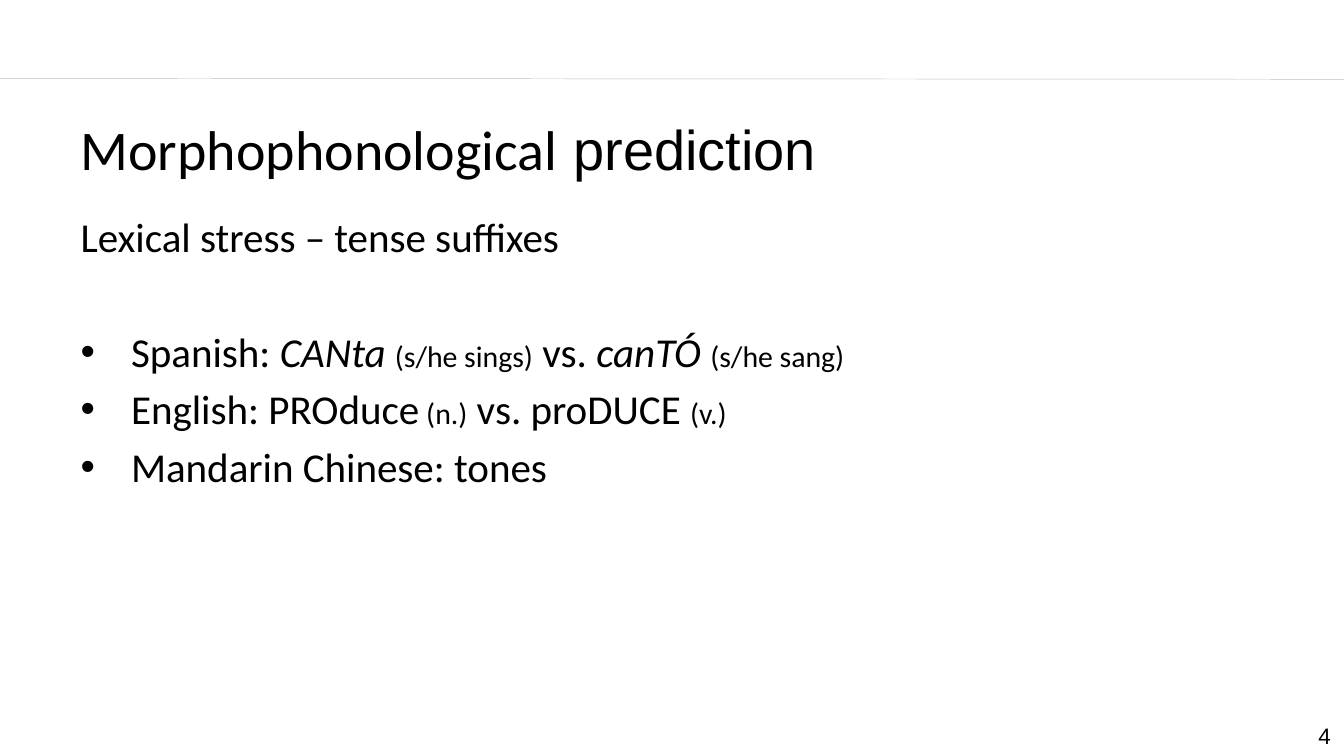
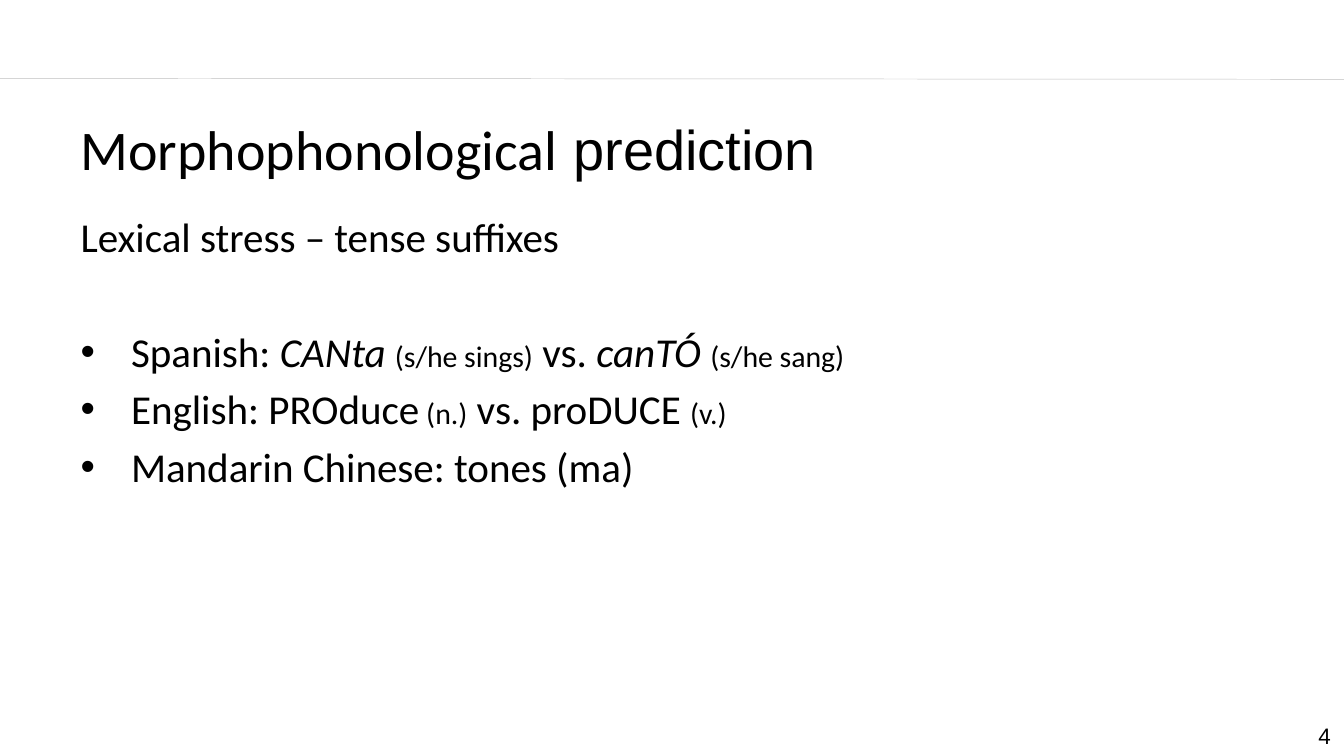
Before and after one commit to laurafdeza/Dissertation, a slide deck: slide 4 of ru_defense_slides.pptx. Drawn at 1344x756 pixels with LibreOffice and Linux fonts; fonts in the diff are those of the drawing; background and template pictures are left out. Boxes give left, top, right and bottom in pixels: in the first picture for what was removed or moved away, otherwise in the second. Text is boxed around its words. In the diff, an @@ line names an element or a change of style, - is before the commit and + after.

```diff
--- a/ru_defense_slides.pptx
+++ b/ru_defense_slides.pptx
@@ text at bbox=[131, 452, 633, 488]: text changed @@
-• Mandarin Chinese: tones
+• Mandarin Chinese: tones (ma)
```
Also in this commit, not shown: 8 other slides changed, 1 slide added, 1 other file.
